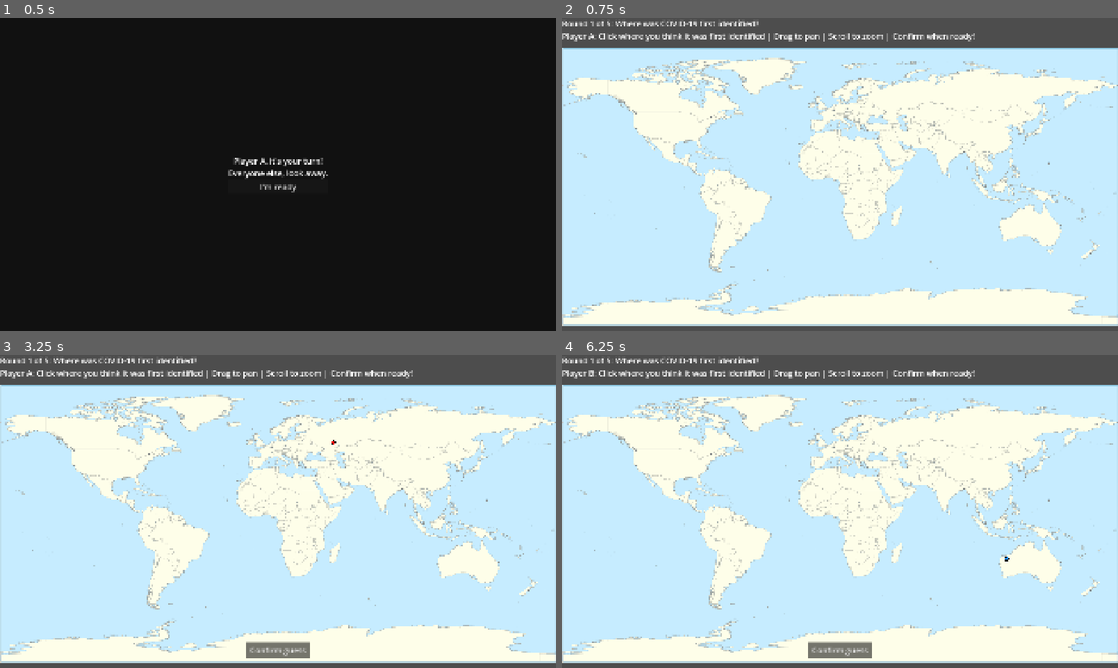
Above: before the commit, frames 1-4 (two rows, left to right).
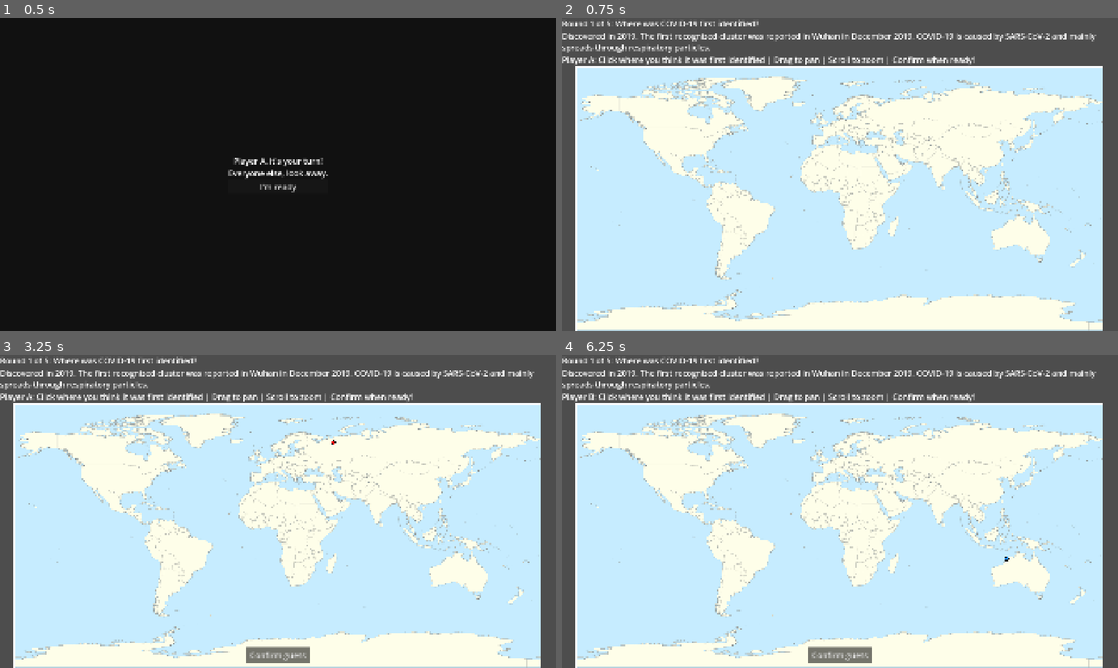
Above: after the commit, the same moments.

Repository: cisc-3667-fall-2026/Group-Project-2
Game: Godot game, scene res://scenes/Game.tscn
The game is run twice, just before and just after one commit, with the same random seed, the same clock (stepped at 60 frames per second) and the same inputs. This scene is started directly instead of the project's main scene.
Inputs (mouse positions are in pixels of both pictures, inside the frame that each line leads up to):
- Up to frame 1 (0.5 s): no input
- Up to frame 2 (0.75 s): click "I'm ready" at 0.5 s
- Up to frame 3 (3.25 s): tap Enter at 1.25, 2.75 s; drag from (278, 524) to (333, 442) at 1.27 s; tap Space at 2 s; drag from (166, 527) to (250, 574) at 2.02 s; move the mouse to (333, 442) at 2.77 s; click (333, 442) at 2.92 s
- Up to frame 4 (6.25 s): click "Confirm guess" at 3.5 s; click "I'm ready" at 4.25 s; tap Space at 5 s; drag from (812, 574) to (673, 464) at 5.02 s; tap Enter at 5.75 s; move the mouse to (1006, 558) at 5.77 s; click (1006, 558) at 5.92 s

Frame 1 is identical in both runs. In frame 2, 32% of the frame differs, in the area x 0-100%, y 4-100%; in frame 3, 33%; in frame 4, 33%.

Commit message:
change: hints are now shown at the start, including the year and a fact about the disease.

Diff:
--- a/scenes/Game.tscn
+++ b/scenes/Game.tscn
@@ -30,6 +30,12 @@
 [node name="QuestionLabel" type="Label" parent="Layout/LeftSide" unique_id=519506714]
 unique_name_in_owner = true
 layout_mode = 2
+
+[node name="FactLabel" type="RichTextLabel" parent="Layout/LeftSide" unique_id=2008490876]
+unique_name_in_owner = true
+layout_mode = 2
+bbcode_enabled = true
+fit_content = true
 
 [node name="TurnLabel" type="Label" parent="Layout/LeftSide" unique_id=820849172]
 unique_name_in_owner = true
@@ -65,9 +71,10 @@
 mouse_filter = 2
 script = ExtResource("3_s0nni")
 
-[node name="ConfirmButton" type="Button" parent="Layout/LeftSide/MapHolder/MapViewport"]
+[node name="ConfirmButton" type="Button" parent="Layout/LeftSide/MapHolder/MapViewport" unique_id=503208682]
 unique_name_in_owner = true
 visible = false
+layout_mode = 0
 anchor_left = 0.5
 anchor_top = 1.0
 anchor_right = 0.5
@@ -98,12 +105,6 @@
 [node name="HSeparator" type="HSeparator" parent="Layout/RevealPanel/VBoxContainer" unique_id=1111184195]
 layout_mode = 2
 
-[node name="FactLabel" type="RichTextLabel" parent="Layout/RevealPanel/VBoxContainer" unique_id=2008490876]
-unique_name_in_owner = true
-layout_mode = 2
-bbcode_enabled = true
-fit_content = true
-
 [node name="NextButton" type="Button" parent="Layout/RevealPanel/VBoxContainer" unique_id=1399167317]
 unique_name_in_owner = true
 layout_mode = 2
--- a/scripts/Scene/Game.gd
+++ b/scripts/Scene/Game.gd
@@ -35,6 +35,10 @@
 	%QuestionLabel.text = (
 		"Round %d of %d: Where was %s first identified?"
 		% [round_idx + 1, rounds.size(), d["name"]]
+	)
+	%FactLabel.text = (
+		"Discovered in %s. %s"
+		% [d["year"], d["fact"]]
 	)
 	guesses.clear()
 	current_player = 0
@@ -99,11 +103,6 @@
 	text += "\n[b]Standings[/b]\n" + standings_text()
 	%ResultsLabel.text = text
 
-	%FactLabel.text = (
-		"[b]%s[/b]\nFirst identified: %s, %s\n\n%s"
-		% [d["name"], d["place"], d["year"], d["fact"]]
-	)
-
 	var last_round := round_idx == rounds.size() - 1
 	%NextButton.text = "See final results" if last_round else "Next round"
 	%RevealPanel.show()
